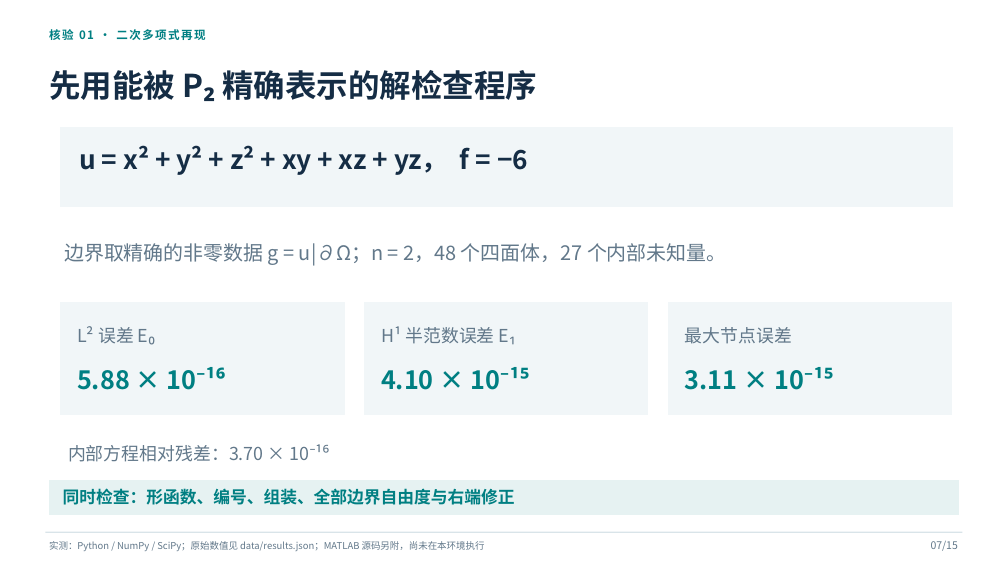
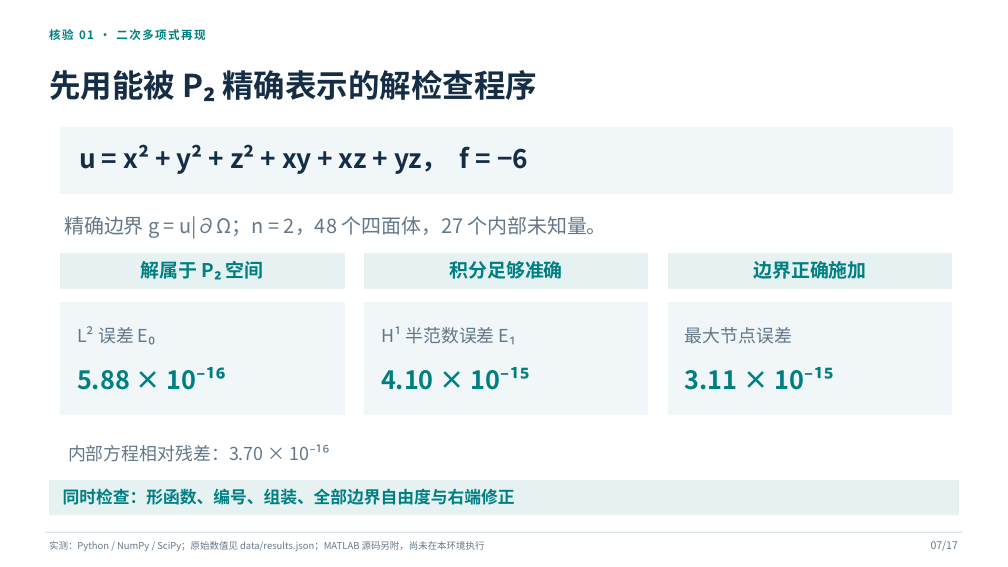
Before and after one commit to Scimoon233/temp, a slide deck: slide 7 of fem-topic10/有限元第十题展示材料/三维四面体P2元_课堂展示.pptx. Drawn at 1008x567 pixels with LibreOffice and Linux fonts; fonts in the diff are those of the drawing. Boxes give left, top, right and bottom in pixels: in the first picture for what was removed or moved away, otherwise in the second. Text is boxed around its words. In the diff, an @@ line names an element or a change of style, - is before the commit and + after.

```diff
--- a/fem-topic10/有限元第十题展示材料/三维四面体P2元_课堂展示.pptx
+++ b/fem-topic10/有限元第十题展示材料/三维四面体P2元_课堂展示.pptx
@@ text at bbox=[64, 216, 607, 239]: text changed @@
-边界取精确的非零数据 g = u|∂Ω；n = 2，48 个四面体，27 个内部未知量。
+精确边界 g = u|∂Ω；n = 2，48 个四面体，27 个内部未知量。
@@ rectangle added at bbox=[60, 253, 344, 289], fill #E6F2F2, outline #E6F2F2 0.7 pt @@
@@ text added at bbox=[141, 261, 264, 279], 18 pt, text #007F82, bold @@
+解属于 P₂ 空间
@@ rectangle added at bbox=[364, 253, 648, 289], fill #E6F2F2, outline #E6F2F2 0.7 pt @@
@@ text added at bbox=[449, 261, 562, 279], 18 pt, text #007F82, bold @@
+积分足够准确
@@ rectangle added at bbox=[668, 253, 952, 289], fill #E6F2F2, outline #E6F2F2 0.7 pt @@
@@ text added at bbox=[753, 261, 866, 279], 18 pt, text #007F82, bold @@
+边界正确施加
@@ text at bbox=[931, 541, 958, 551]: text changed @@
-07/15
+07/17
```
Also in this commit, not shown: 14 other slides changed, 2 slides added, 17 other files.
